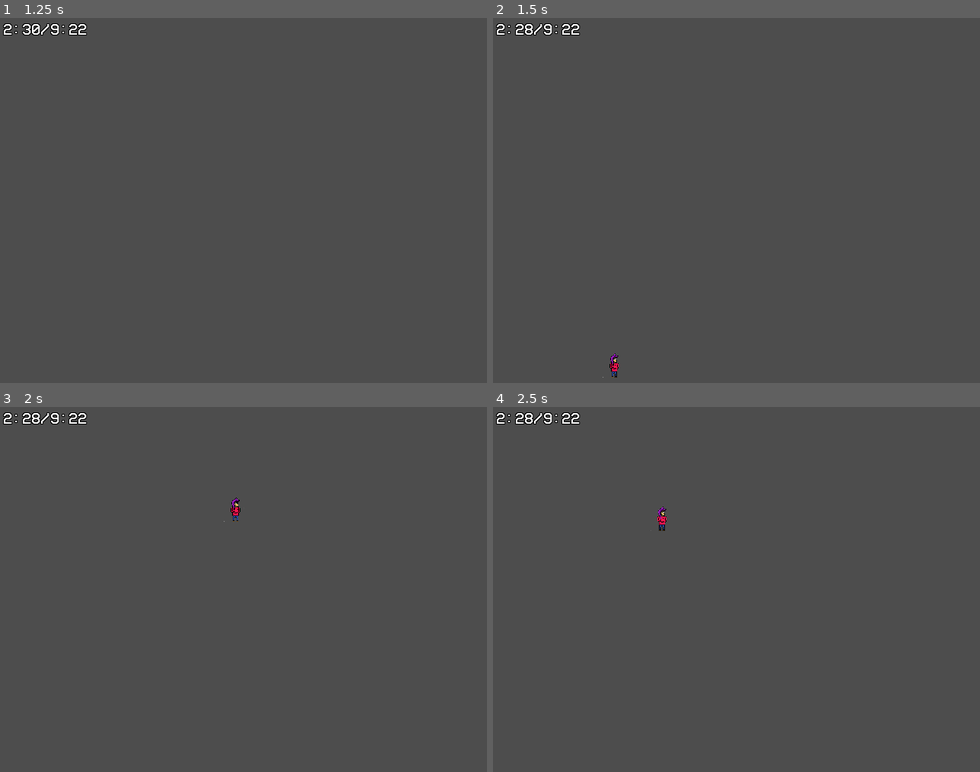
Above: before the commit, frames 1-4 (two rows, left to right).
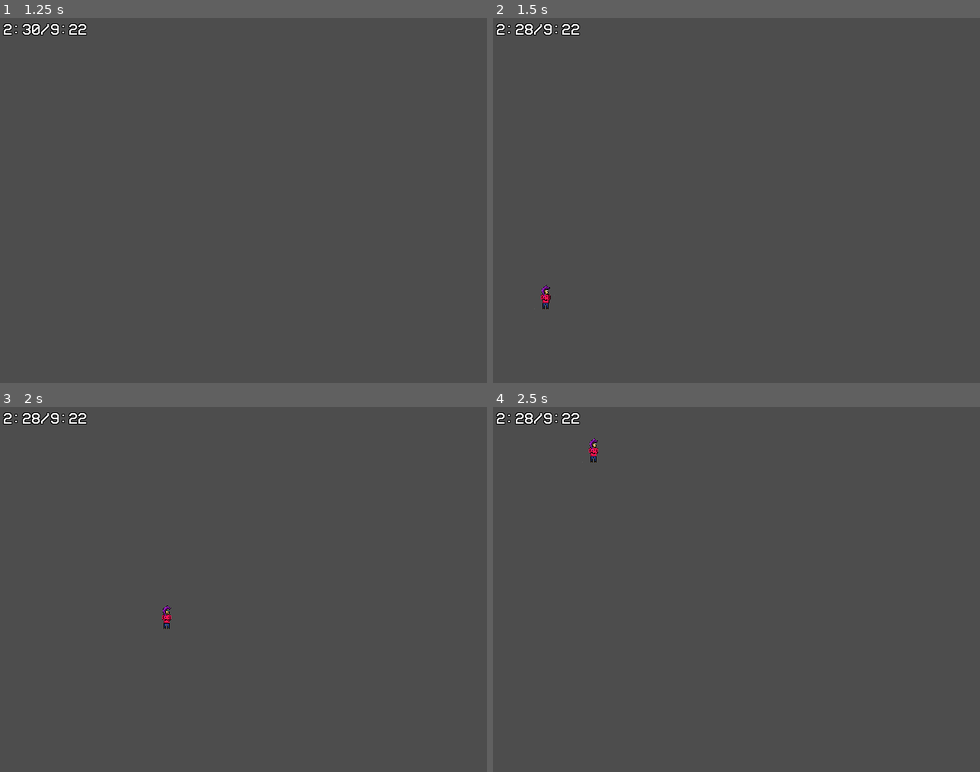
Above: after the commit, the same moments.

Repository: OwOmay/hc-haven
Game: Godot game, scene res://scenes/editor/playtest.tscn
The game is run twice, just before and just after one commit, with the same random seed, the same clock (stepped at 60 frames per second) and the same inputs. This scene is started directly instead of the project's main scene.
Inputs (mouse positions are in pixels of both pictures, inside the frame that each line leads up to):
- Up to frame 1 (1.25 s): tap Enter at 0.5 s; move the mouse to (350, 182) at 0.52 s; press the mouse at (350, 182) at 0.53 s; hold D (move_right) from 0.53 s (still down); tap W (jump) at 0.77 s
- Up to frame 2 (1.5 s): keep holding D (move_right); move the mouse to (639, 218) at 1.27 s; release the mouse at (639, 218) at 1.28 s; tap Q (rwnd) at 1.35 s
- Up to frame 3 (2 s): keep holding D (move_right); tap W (jump) at 1.52 s
- Up to frame 4 (2.5 s): move the mouse to (785, 509) at 2.02 s; release D (move_right) at 2.03 s; hold A (move_left) from 2.03 s (still down); tap I at 2.1 s

Frame 1 is identical in both runs. In frame 2, 0.2% of the frame differs, in the area x 9-26%, y 73-99%; in frame 3, 0.2%; in frame 4, 0.2%.

Commit message:
fix numbers

Diff:
--- a/scenes/player/player.gd
+++ b/scenes/player/player.gd
@@ -28,14 +28,14 @@
 	GlobalVars.screen_coord.y += y
 
 	if x == -1:
-		position.x = 500
+		position.x = 630
 	if x == 1:
-		position.x = 100
+		position.x = 10
 
 	if y == -1:
-		position.y = 400
+		position.y = 470
 	if y == 1:
-		position.y = 100
+		position.y = 10
 
 	can_change_screen = 0.1
 
